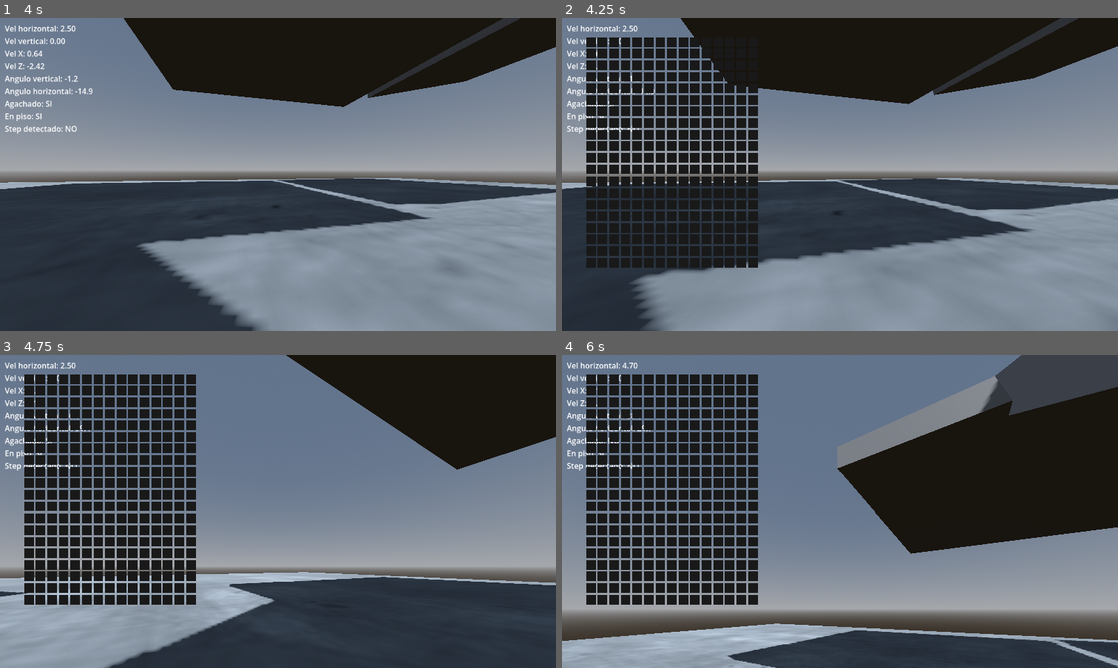
Above: before the commit, frames 1-4 (two rows, left to right).
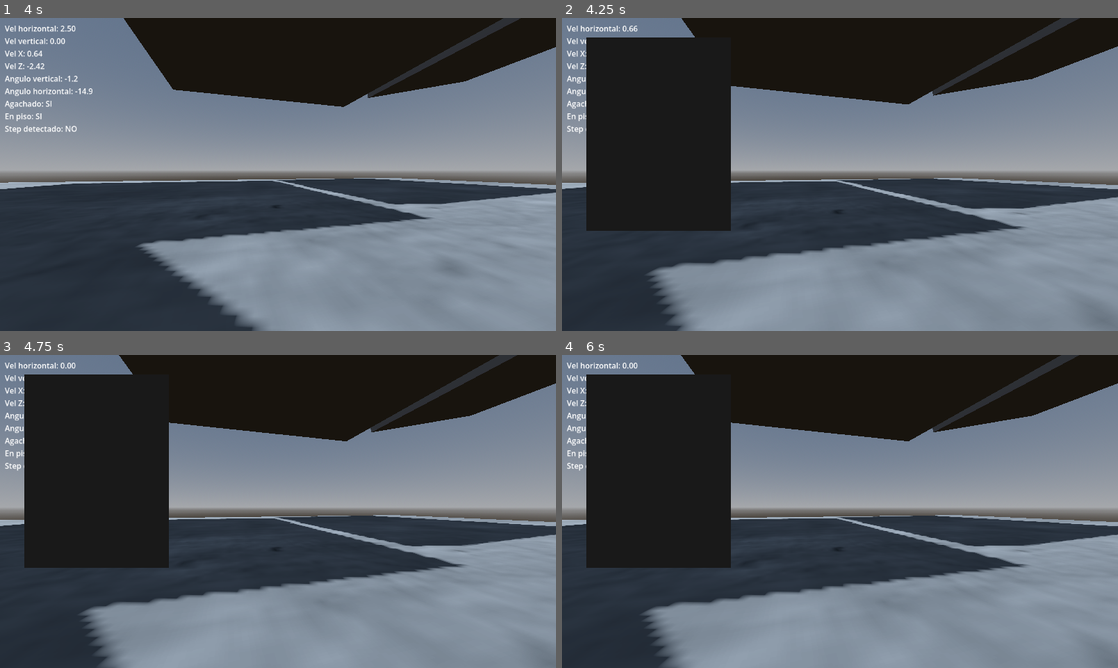
Above: after the commit, the same moments.

Repository: ElVerdulero2001/tun-tun-tun-sahur-el-juego-copia-de-Peripeteia-
Game: Godot game, scene res://levels/movement_test.tscn
Same seed, same stepped clock (60 frames per second), same inputs: the game is played once before the commit and once after it.
Inputs (mouse positions are in pixels of both pictures, inside the frame that each line leads up to):
- Up to frame 1 (4 s): tap Enter at 0.5 s; move the mouse to (305, 174) at 0.52 s; hold Ctrl (crouch) 0.53-1.28 s; hold W (move_forward) from 0.53 s (still down); click (305, 174) at 0.67 s; tap Space (jump) at 0.77, 1.52, 3.02, 3.77 s; move the mouse to (250, 174) at 1.27 s; tap E (interactuar) at 1.35 s; move the mouse to (289, 168) at 2.02 s; hold Shift (run) 2.03-2.78 s; move the mouse to (272, 180) at 2.77 s; tap T (tirar_item) at 2.85 s; click (272, 180) at 2.92 s; move the mouse to (316, 177) at 3.52 s; hold K (toggle_trail) from 3.53 s (still down)
- Up to frame 2 (4.25 s): keep holding W (move_forward); keep holding K (toggle_trail); tap Tab (toggle_inventario) at 4.15 s
- Up to frame 3 (4.75 s): move the mouse to (111, 464) at 4.27 s; release W (move_forward) at 4.28 s; release K (toggle_trail) at 4.28 s; hold A (move_left) from 4.28 s (still down); tap Enter at 4.35 s; tap Space (jump) at 4.52 s
- Up to frame 4 (6 s): move the mouse to (867, 511) at 5.02 s; release A (move_left) at 5.03 s; hold S (move_back) 5.03-5.78 s; hold Ctrl (crouch) 5.03-5.78 s; click (867, 511) at 5.17 s; move the mouse to (756, 433) at 5.77 s; hold D (move_right) from 5.78 s (still down); tap E (interactuar) at 5.85 s

Frame 1 is identical in both runs. In frame 2, 12% of the frame differs, in the area x 2-100%, y 0-100%; in frame 3, 66%; in frame 4, 74%, in the area x 0-100%, y 0-100%.

Commit message:
inventario - camara bloqueada al abrir, celdas sin separacion

Diff:
--- a/scripts/player n entities/inventory/ui_inventario.gd
+++ b/scripts/player n entities/inventory/ui_inventario.gd
@@ -17,6 +17,8 @@
 	var cell_size = int(CELL_SIZE * escala)
 	grilla.columns = COLS
 	grilla.position = Vector2(50, 40)
+	grilla.add_theme_constant_override("h_separation", 0)
+	grilla.add_theme_constant_override("v_separation", 0)
 	for i in range(ROWS * COLS):
 		var celda = ColorRect.new()
 		celda.custom_minimum_size = Vector2(cell_size, cell_size)
--- a/scripts/player n entities/player.gd
+++ b/scripts/player n entities/player.gd
@@ -41,6 +41,8 @@
 	return resultado.size() > 0
 
 func _input(event):
+	if UiInventario.visible:
+		return
 	if event is InputEventMouseMotion:
 		rotate_y(-event.relative.x * MOUSE_SENSITIVITY)
 		camera.rotate_x(-event.relative.y * MOUSE_SENSITIVITY)
@@ -80,6 +82,12 @@
 	current_speed = lerp(current_speed, target_speed, ACCELERATION * delta)
 
 	var direction = Vector3.ZERO
+	if UiInventario.visible:
+		velocity.x = lerp(velocity.x, 0.0, ACCELERATION * delta)
+		velocity.z = lerp(velocity.z, 0.0, ACCELERATION * delta)
+		move_and_slide()
+		return
+
 	if Input.is_action_pressed("move_forward"):
 		direction -= transform.basis.z
 	if Input.is_action_pressed("move_back"):
